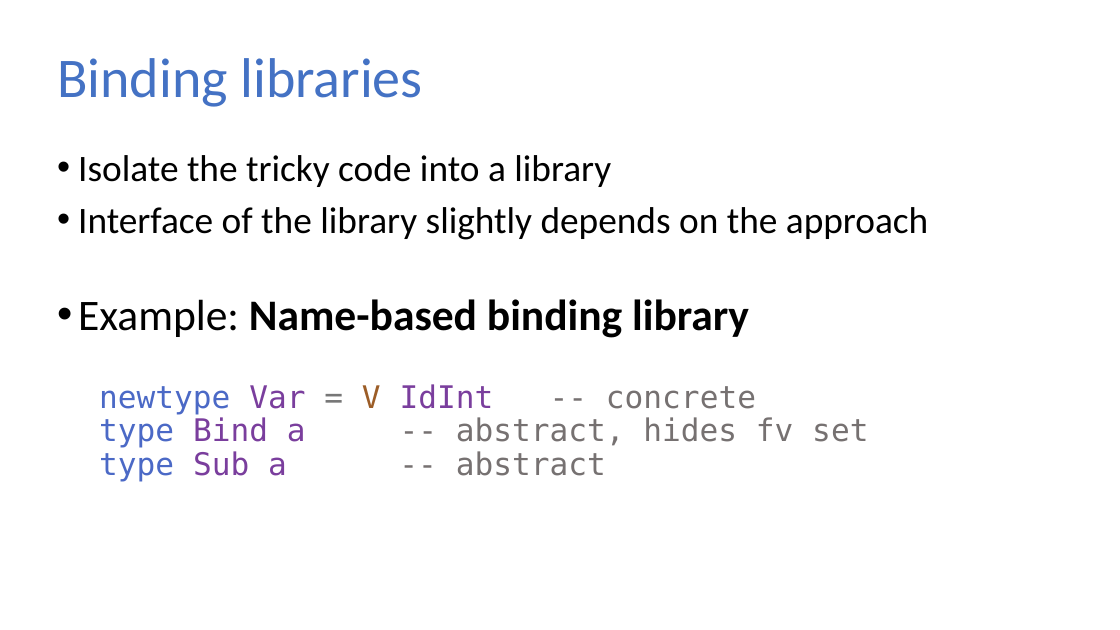
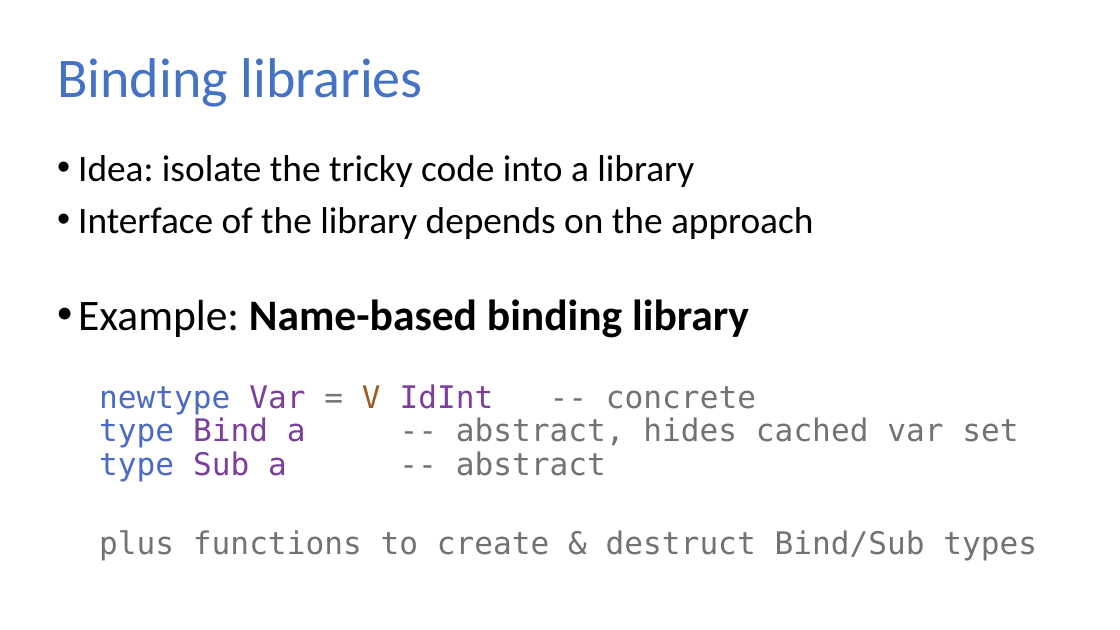
Before and after one commit to sweirich/lambda-n-ways, a slide deck: slide 26 of ifl-2021.pptx (slide 24 before the commit). Drawn at 1120x630 pixels with LibreOffice and Linux fonts; fonts in the diff are those of the drawing. Boxes give left, top, right and bottom in pixels: in the first picture for what was removed or moved away, otherwise in the second. Text is boxed around its words. In the diff, an @@ line names an element or a change of style, - is before the commit and + after.

```diff
--- a/ifl-2021.pptx
+++ b/ifl-2021.pptx
@@ text at (x1=78, y1=155, x2=813, y2=239): text changed @@
-• Isolate the tricky code into a library
-• Interface of the library slightly depends on the approach
+• Idea: isolate the tricky code into a library
+• Interface of the library depends on the approach
@@ text at (x1=99, y1=384, x2=1037, y2=560): text changed @@
-  newtype Var = V IdInt -- concrete
-  type Bind a -- abstract, hides fv set
-  type Sub a -- abstract
+  newtype Var = V IdInt -- concrete
+  type Bind a -- abstract, hides cached var set
+  type Sub a -- abstract
+  plus functions to create & destruct Bind/Sub types
```
Also in this commit, not shown: 38 other slides changed, 3 slides added, 31 other files.
